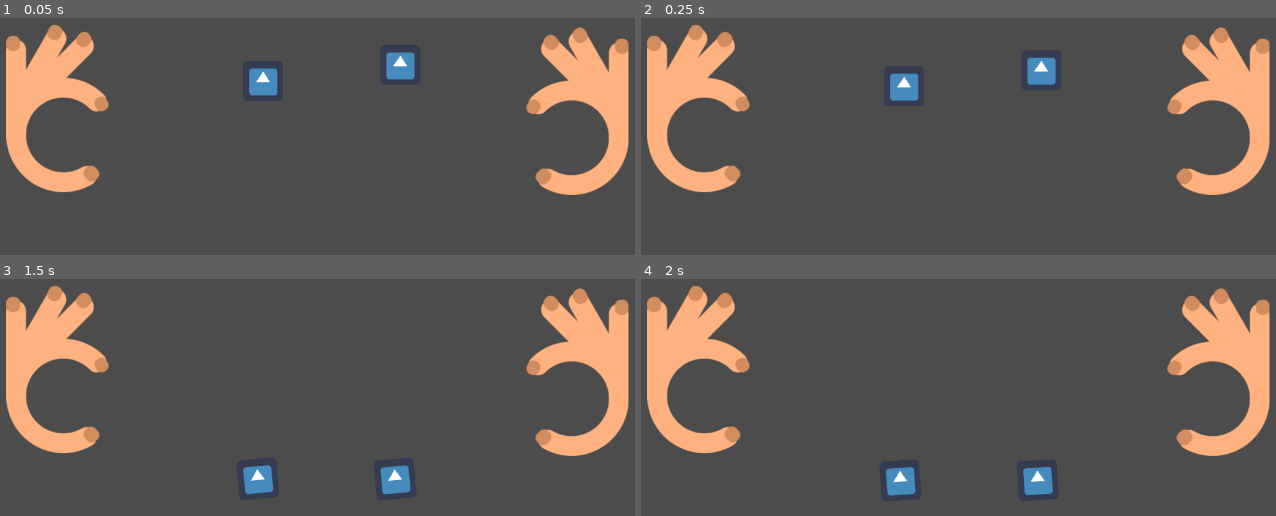
Above: before the commit, frames 1-4 (two rows, left to right).
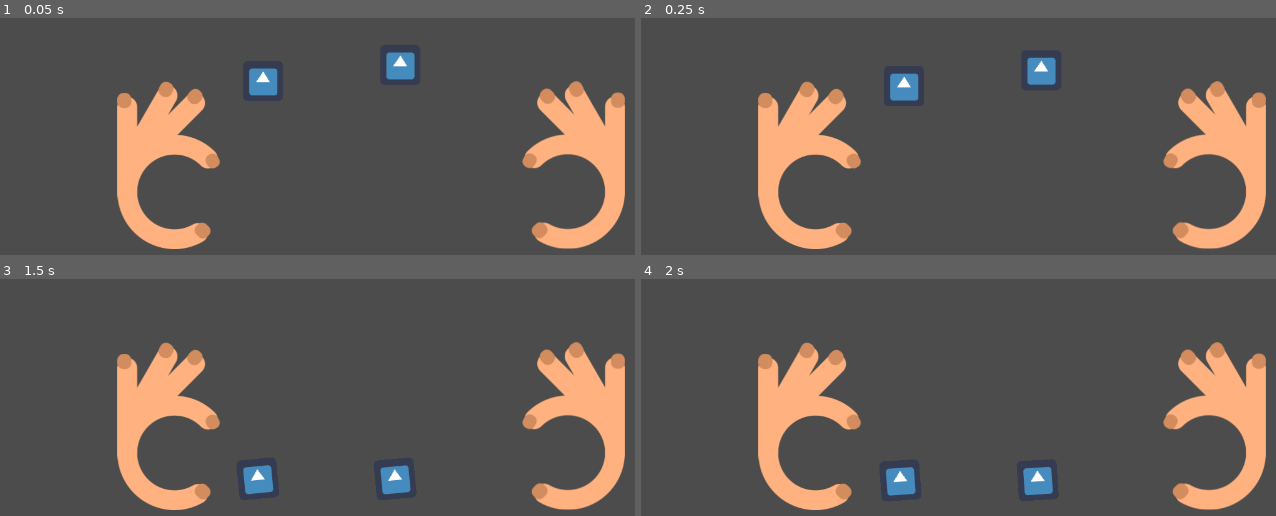
Above: after the commit, the same moments.

Repository: williamd1k0/untitled-glue-game
Game: Godot game, scene res://devel/TestGrab.tscn
Same seed, same stepped clock (60 frames per second), same inputs: the game is played once before the commit and once after it. The project has no main scene, so this scene is started directly. The engine's default icon, where the game draws it, is replaced by a stand-in: a white triangle on a blue panel in a dark square.
Inputs:
- Up to frame 1 (0.05 s): no input
- Up to frame 2 (0.25 s): no input
- Up to frame 3 (1.5 s): no input
- Up to frame 4 (2 s): no input

The runs differ from the first frame. In frame 1, 20% of the frame differs, in the area x 0-100%, y 2-98%; in frame 2, 20%; in frame 3, 20%; in frame 4, 20%.

Commit message:
Fix grab item sleeping and adjust hands

Diff:
--- a/game/gameplay/GrabItem.gd
+++ b/game/gameplay/GrabItem.gd
@@ -14,7 +14,6 @@
 	pass
 
 func _integrate_forces(state):
-	#print(grabbed)
 	if grabbed != null:
 		state.transform = grabbed.global_transform
 		print(grabbed.global_transform)
@@ -22,14 +21,14 @@
 func grab(hand):
 	collision_mask = 0
 	collision_layer = 0
+	gravity_scale = 0
 	grabbed = hand
-	apply_central_impulse(Vector2(1, 1))
 	rotation = 0
-	print('grabbed')
 	$Animator.play("grab")
 
 func release():
 	grabbed = null
 	collision_mask = 1
 	collision_layer = 1
+	gravity_scale = 1
 	$Animator.play("idle")
--- a/game/gameplay/GrabItem.tscn
+++ b/game/gameplay/GrabItem.tscn
@@ -3,14 +3,13 @@
 [ext_resource path="res://icon.png" type="Texture" id=1]
 [ext_resource path="res://game/gameplay/GrabItem.gd" type="Script" id=2]
 
-[sub_resource type="PhysicsMaterial" id=4]
+[sub_resource type="PhysicsMaterial" id=1]
 bounce = 0.05
 
-[sub_resource type="CircleShape2D" id=5]
+[sub_resource type="CircleShape2D" id=2]
 radius = 43.6228
 
-[sub_resource type="Animation" id=2]
-resource_name = "grab"
+[sub_resource type="Animation" id=3]
 tracks/0/type = "value"
 tracks/0/path = NodePath("Sprite:scale")
 tracks/0/interp = 1
@@ -24,8 +23,7 @@
 "values": [ Vector2( 1, 0.8 ) ]
 }
 
-[sub_resource type="Animation" id=3]
-resource_name = "idle"
+[sub_resource type="Animation" id=4]
 tracks/0/type = "value"
 tracks/0/path = NodePath("Sprite:scale")
 tracks/0/interp = 1
@@ -40,7 +38,8 @@
 }
 
 [node name="GrabItem" type="RigidBody2D"]
-physics_material_override = SubResource( 4 )
+physics_material_override = SubResource( 1 )
+can_sleep = false
 script = ExtResource( 2 )
 
 [node name="Sprite" type="Sprite" parent="."]
@@ -48,12 +47,12 @@
 texture = ExtResource( 1 )
 
 [node name="CollisionShape2D" type="CollisionShape2D" parent="."]
-shape = SubResource( 5 )
+shape = SubResource( 2 )
 
 [node name="CollisionPolygon2D" type="CollisionPolygon2D" parent="."]
 polygon = PoolVector2Array( -57.1249, -112.113, 52.0189, 50.7883, 32.4708, 91.5137, 16.1807, 24.7241, -123.914, 80.1106, -114.955, -58.3555 )
 
 [node name="Animator" type="AnimationPlayer" parent="."]
 autoplay = "idle"
-anims/grab = SubResource( 2 )
-anims/idle = SubResource( 3 )
+anims/grab = SubResource( 3 )
+anims/idle = SubResource( 4 )
--- a/game/gameplay/Hand.gd
+++ b/game/gameplay/Hand.gd
@@ -29,11 +29,6 @@
 
 var item_to_grab: GrabItem
 var grabbed_item: GrabItem
-
-# Called when the node enters the scene tree for the first time.
-func _ready():
-	if hand == HandMode.RIGHT:
-		$GrabPosition.position.x *= -1
 
 
 func _physics_process(delta):
--- a/game/gameplay/Hands.tscn
+++ b/game/gameplay/Hands.tscn
@@ -1,13 +1,12 @@
-[gd_scene load_steps=2 format=2]
+[gd_scene load_steps=3 format=2]
 
-[ext_resource path="res://game/gameplay/Hand.tscn" type="PackedScene" id=1]
+[ext_resource path="res://game/gameplay/LeftHand.tscn" type="PackedScene" id=1]
+[ext_resource path="res://game/gameplay/RightHand.tscn" type="PackedScene" id=2]
 
 [node name="Hands" type="Node2D"]
 
 [node name="LeftHand" parent="." instance=ExtResource( 1 )]
-position = Vector2( 224.935, 331.723 )
+position = Vector2( 402.805, 422.945 )
 
-[node name="RightHand" parent="." instance=ExtResource( 1 )]
-position = Vector2( 883.837, 336.267 )
-scale = Vector2( -1, 1 )
-hand = 1
+[node name="RightHand" parent="." instance=ExtResource( 2 )]
+position = Vector2( 883.654, 425.463 )
--- a/game/gameplay/LeftHand.tscn
+++ b/game/gameplay/LeftHand.tscn
@@ -1,5 +1,9 @@
-[gd_scene load_steps=2 format=2]
+[gd_scene load_steps=3 format=2]
 
 [ext_resource path="res://game/gameplay/Hand.tscn" type="PackedScene" id=1]
+[ext_resource path="res://assets/textures/hand1.png" type="Texture" id=2]
 
 [node name="LeftHand" instance=ExtResource( 1 )]
+
+[node name="Sprite" parent="." index="1"]
+texture = ExtResource( 2 )
--- a/game/gameplay/RightHand.tscn
+++ b/game/gameplay/RightHand.tscn
@@ -3,6 +3,7 @@
 [ext_resource path="res://game/gameplay/Hand.tscn" type="PackedScene" id=1]
 
 [node name="RightHand" instance=ExtResource( 1 )]
+hand = 1
 
 [node name="Sprite" parent="." index="1"]
 position = Vector2( 71, -51 )
